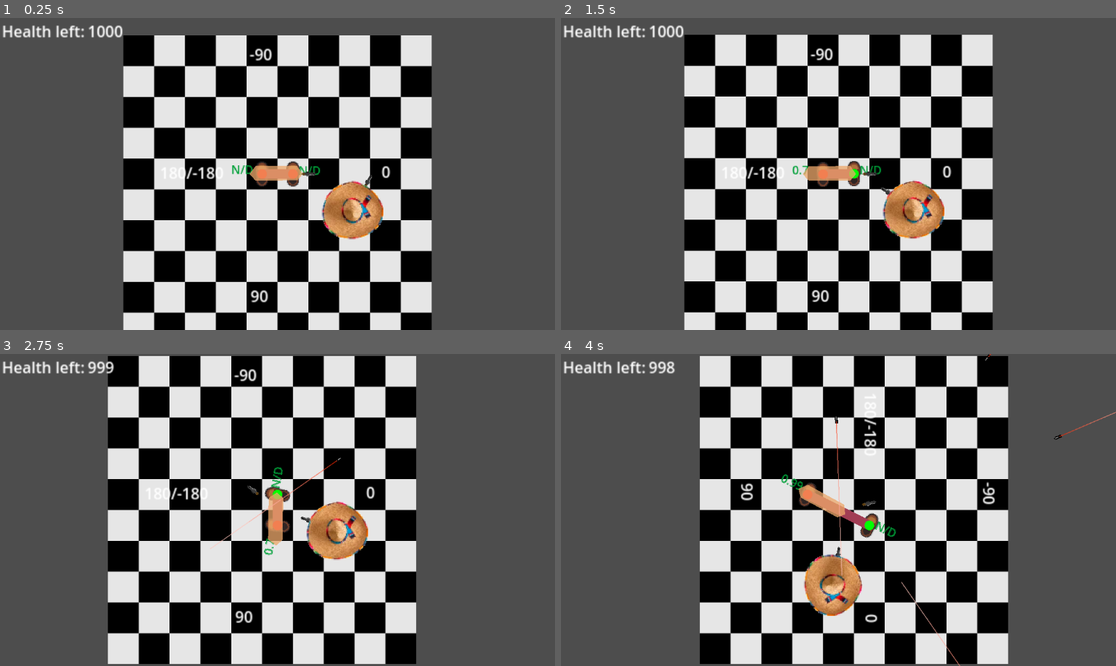
Above: before the commit, frames 1-4 (two rows, left to right).
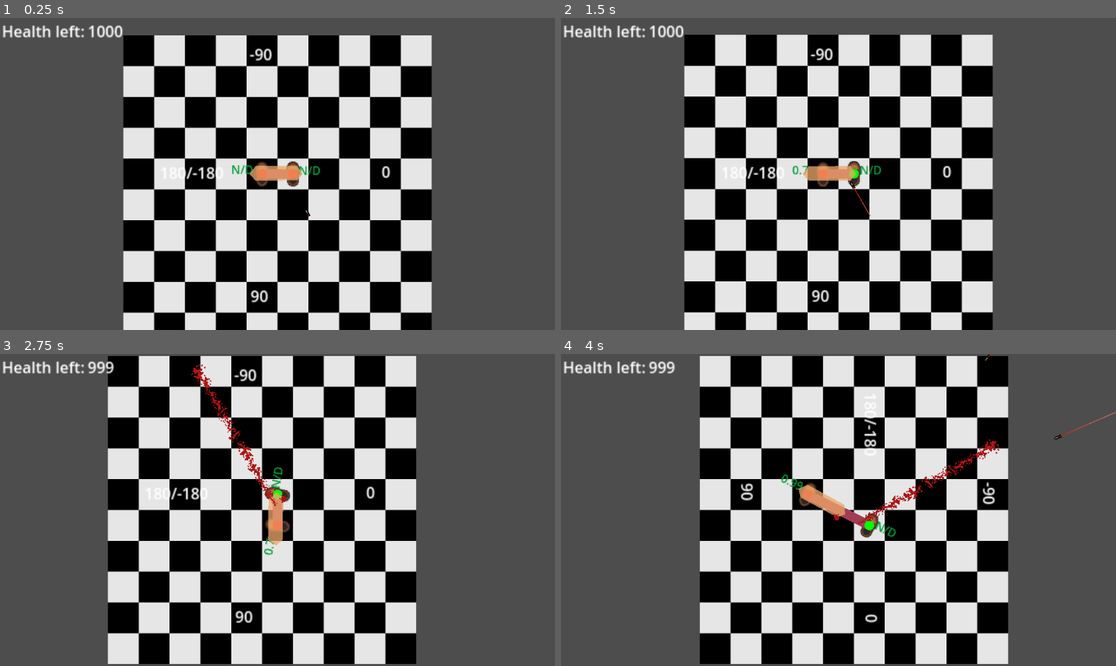
Above: after the commit, the same moments.

Repository: Meatplanter/Kelp_44
Game: Godot game, scene res://game.tscn
Two runs of this game, one before a commit and one after it. Both use one fixed random seed, a clock stepped at 60 frames per second and the inputs below.
Inputs:
- Up to frame 1 (0.25 s): no input
- Up to frame 2 (1.5 s): tap Enter at 0.5 s; hold D (LS_move_right) 0.53-1.28 s; hold M (ChangeMode) 0.53-1.28 s; hold X (LS_move_down) from 1.28 s (still down); tap M (ChangeMode) at 1.35 s
- Up to frame 3 (2.75 s): release X (LS_move_down) at 2.03 s; hold D (LS_move_right) from 2.03 s (still down); hold M (ChangeMode) from 2.03 s (still down)
- Up to frame 4 (4 s): release D (LS_move_right) at 2.78 s; release M (ChangeMode) at 2.78 s; hold Q (LS_move_leftup) 2.78-3.53 s; tap M (ChangeMode) at 2.85 s; hold A (LS_move_left) from 3.53 s (still down); hold M (ChangeMode) from 3.53 s (still down)

The runs differ from the first frame. In frame 1, 1.7% of the frame differs, in the area x 54-70%, y 49-72%; in frame 2, 1.7%; in frame 3, 2.3%; in frame 4, 2.4%, in the area x 19-90%, y 2-100%.

Commit message:
Poprawione tracery i dodane rany / szlaki krwii

Diff:
--- a/Bullet.gd
+++ b/Bullet.gd
@@ -3,18 +3,79 @@
 var travelledDistance = 0
 var bulletSpeed = Global.bulletSpeed
 var bulletRange = Global.bulletRange
+var bulletContact = 1 - Global.bulletSlowdown
+var bulletSlowdown = Global.bulletSlowdown + bulletContact
+
+var bulletEntryPoint = Vector2.ZERO
+var bulletEntryDistance
+var shootingPoint
+var shootingDistance
+
+var bloodTrailScene = preload("res://blood_trail.tscn")
+
+func _ready() -> void:
+	shootingPoint = global_position
+	#print(shootingPoint)
+
+
+func _process(delta: float) -> void:
+	#get_parent().get_parent().add_child(bloodTrail)
+	if Global.gameSpeed == Global.bulletTime:
+			$SplatterTimer.set_paused(1)
+			$SlomoSplatterTimer.set_paused(0)
+	elif Global.gameSpeed == Global.normalTime:
+			$SlomoSplatterTimer.set_paused(1)
+			$SplatterTimer.set_paused(0)
+
+	shootingDistance = clamp(shootingPoint.distance_to(global_position),0,160) #tracer appears only after shooting
+	$Tracer.position.x = - shootingDistance
+	$SubViewport/Tracer2.position.x = shootingDistance - 162
+
+	if $Bullet.is_visible_in_tree() == false: #tracer disappears as bullet enters body
+		bulletEntryDistance = bulletEntryPoint.distance_to(global_position)
+		$SubViewport.size.x = 160 - (bulletEntryDistance + (160 - shootingDistance))
+
+
+		if bulletEntryDistance >= 160:
+			queue_free()
+
 
 func _physics_process(delta: float) -> void:
 	var direction = Vector2.RIGHT.rotated(rotation)
-	position += direction * bulletSpeed * delta * Global.gameSpeed
+	position += direction * bulletSpeed * delta * Global.gameSpeed * bulletSlowdown
+	if bulletContact == 0.0: bulletSlowdown = bulletSlowdown * Global.bulletSlowdown
 	travelledDistance += bulletSpeed * delta * Global.gameSpeed
+
 	if travelledDistance > bulletRange:
 		Global.bulletsDodged += 1
 		queue_free()
 
+	#$SubViewport.size = Vector2(160,3) - Vector2(delta,3)
+
 func _on_body_entered(body: Node2D) -> void:
-	queue_free()
+	$Bullet.hide()
+	bulletEntryPoint = global_position
+	bulletContact = 0.0
+	const WOUND = preload("res://wound.tscn")
+	var new_wound = WOUND.instantiate()
 	if body.has_method("take_damage"):
 		body.take_damage()
-	else: #player body (generated dynamically)
-		Global.playerHealth -= 1
+		body.add_child(new_wound)
+		new_wound.global_position = bulletEntryPoint
+
+
+func _on_splatter_timer_timeout() -> void:
+	if $Bullet.is_visible_in_tree() == false:
+		var bloodTrail = bloodTrailScene.instantiate()
+		bloodTrail.rotation_degrees = randf_range(0,360)
+		bloodTrail.scale = Vector2(randf_range(0.5,2),randf_range(0.5,2))
+		bloodTrail.global_position = self.global_position
+		get_parent().add_child(bloodTrail)
+
+func _on_slomo_splatter_timer_timeout() -> void:
+	if $Bullet.is_visible_in_tree() == false:
+		var bloodTrail = bloodTrailScene.instantiate()
+		bloodTrail.rotation_degrees = randf_range(0,360)
+		bloodTrail.scale = Vector2(randf_range(0.5,2),randf_range(0.5,2))
+		bloodTrail.global_position = self.global_position
+		get_parent().add_child(bloodTrail)
--- a/Bullet.tscn
+++ b/Bullet.tscn
@@ -6,7 +6,10 @@
 
 [sub_resource type="CapsuleShape2D" id="CapsuleShape2D_u8st5"]
 radius = 2.0
-height = 10.0
+height = 6.0
+
+[sub_resource type="ViewportTexture" id="ViewportTexture_7281b"]
+viewport_path = NodePath("SubViewport")
 
 [node name="Bullet" type="Area2D"]
 top_level = true
@@ -14,18 +17,42 @@
 collision_mask = 3
 script = ExtResource("1_4s4u5")
 
+[node name="SubViewport" type="SubViewport" parent="."]
+transparent_bg = true
+size = Vector2i(160, 3)
+render_target_update_mode = 4
+
+[node name="Tracer2" type="Sprite2D" parent="SubViewport"]
+self_modulate = Color(1, 1, 1, 0.803922)
+texture_filter = 1
+texture = ExtResource("2_u8st5")
+centered = false
+offset = Vector2(0, 1)
+
 [node name="Bullet" type="Sprite2D" parent="."]
 texture_filter = 1
 texture = ExtResource("2_7281b")
 
 [node name="CollisionShape2D" type="CollisionShape2D" parent="."]
-position = Vector2(-1, 0)
+position = Vector2(-2, 0)
 rotation = 1.5708
 shape = SubResource("CapsuleShape2D_u8st5")
 
 [node name="Tracer" type="Sprite2D" parent="."]
-self_modulate = Color(1, 1, 1, 0.588235)
-position = Vector2(-82, 0)
-texture = ExtResource("2_u8st5")
+texture_filter = 1
+position = Vector2(-162, -2)
+texture = SubResource("ViewportTexture_7281b")
+centered = false
+offset = Vector2(0, 0.5)
+
+[node name="SplatterTimer" type="Timer" parent="."]
+wait_time = 0.05
+autostart = true
+
+[node name="SlomoSplatterTimer" type="Timer" parent="."]
+wait_time = 0.5
+autostart = true
 
 [connection signal="body_entered" from="." to="." method="_on_body_entered"]
+[connection signal="timeout" from="SplatterTimer" to="." method="_on_splatter_timer_timeout"]
+[connection signal="timeout" from="SlomoSplatterTimer" to="." method="_on_slomo_splatter_timer_timeout"]
--- /dev/null
+++ b/blood_trail.tscn
@@ -0,0 +1,9 @@
+[gd_scene load_steps=2 format=3 uid="uid://did2gn7ltygx6"]
+
+[ext_resource type="Texture2D" uid="uid://3x6wpddqu4d8" path="res://Assets/BloodSplatter2.png" id="1_p8b0v"]
+
+[node name="BloodTrail" type="Area2D"]
+
+[node name="BloodSplatter2" type="Sprite2D" parent="."]
+texture_filter = 1
+texture = ExtResource("1_p8b0v")
--- a/game.tscn
+++ b/game.tscn
@@ -2,7 +2,7 @@
 
 [ext_resource type="Texture2D" uid="uid://3sssh4smi3wv" path="res://Assets/Resized.png" id="1_e2o6t"]
 [ext_resource type="Script" uid="uid://cxp434ialc278" path="res://game.gd" id="1_fc0e3"]
-[ext_resource type="PackedScene" uid="uid://bqhvigu27dsbf" path="res://enemy.tscn" id="4_fc0e3"]
+[ext_resource type="PackedScene" uid="uid://bocd6tqhioqxg" path="res://Bullet.tscn" id="4_fc0e3"]
 [ext_resource type="PackedScene" uid="uid://vpi5u34tocl" path="res://CharBody.tscn" id="5_7jktm"]
 
 [sub_resource type="TileSetAtlasSource" id="TileSetAtlasSource_fc0e3"]
@@ -74,8 +74,9 @@
 offset_bottom = -113.0
 text = "-90"
 
-[node name="Enemy" parent="." instance=ExtResource("4_fc0e3")]
-position = Vector2(94, 37)
+[node name="Bullet" parent="." instance=ExtResource("4_fc0e3")]
+position = Vector2(49, 44)
+rotation = -2.09439
 
 [connection signal="timeout" from="BulletSpawnTime" to="." method="_on_bullet_spawn_time_timeout"]
 [connection signal="timeout" from="SlomoBulletSpawnTime" to="." method="_on_slomo_bullet_spawn_time_timeout"]
--- a/global.gd
+++ b/global.gd
@@ -50,6 +50,7 @@
 var aimingSpeed = 1
 var bulletSpeed = 150
 var bulletRange = 1000
+var bulletSlowdown = 0.999
 
 
 #enemy
--- a/gun.gd
+++ b/gun.gd
@@ -40,7 +40,7 @@
 			var gunPointing = -(rotationVector.angle_to(orientation))
 			var aimAngle = clamped_angle - gunPointing
 
-			print ("clamped_angle to enemy: ",rad_to_deg(clamped_angle)," gunPointing: ",rad_to_deg(gunPointing)," aimAngle: ",rad_to_deg(aimAngle))
+			#print ("clamped_angle to enemy: ",rad_to_deg(clamped_angle)," gunPointing: ",rad_to_deg(gunPointing)," aimAngle: ",rad_to_deg(aimAngle))
 
 			tween = create_tween()
 			#var rot = rotation_degrees
--- a/torso.gd
+++ b/torso.gd
@@ -6,7 +6,6 @@
 func _process(delta: float) -> void:
 	look_at(Global.focus)
 	rotate(PI/2)
-
 
 func _physics_process(delta: float) -> void:
 	var target_position: Vector2
@@ -20,3 +19,6 @@
 			target_position = (Global.midpoint + %RightShoe.global_position) / 2
 
 	global_position = global_position.move_toward(target_position, move_speed * delta)
+
+func take_damage():
+	Global.playerHealth -= 1
--- /dev/null
+++ b/wound.tscn
@@ -0,0 +1,9 @@
+[gd_scene load_steps=2 format=3 uid="uid://st87cub2d44w"]
+
+[ext_resource type="Texture2D" uid="uid://b7fdjmtmtm3i3" path="res://Assets/BloodSplatter.png" id="1_3c66d"]
+
+[node name="Wound" type="Area2D"]
+
+[node name="BloodSplatter" type="Sprite2D" parent="."]
+texture_filter = 1
+texture = ExtResource("1_3c66d")
Binary file added: Assets/BloodSplatter.png
Not shown, added: Assets/BloodSplatter.png.import
Binary file added: Assets/BloodSplatter2.png
Not shown, added: Assets/BloodSplatter2.png.import
Not shown: 1 places in Bullet.tscn that only renumber resources
